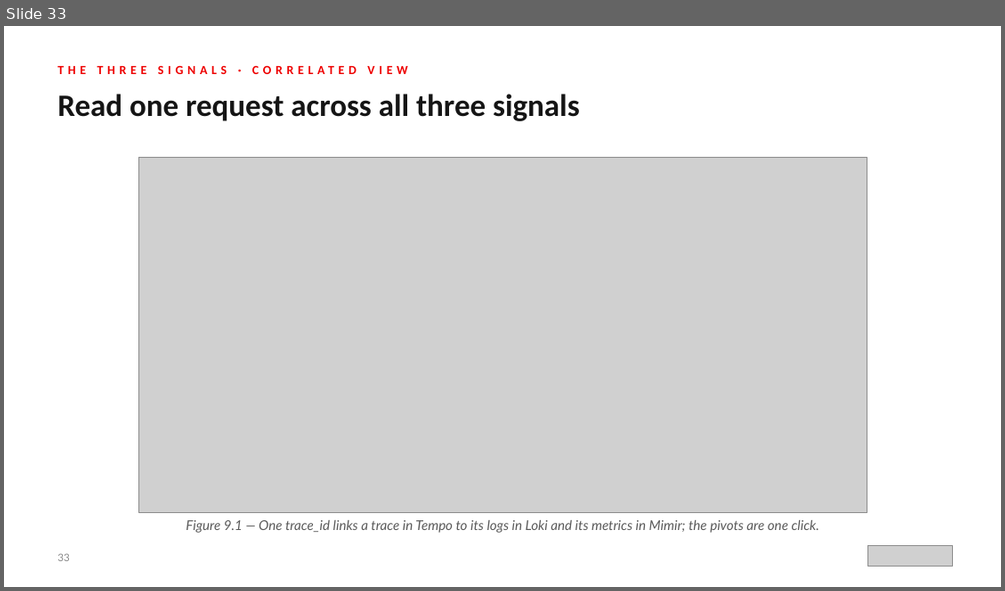
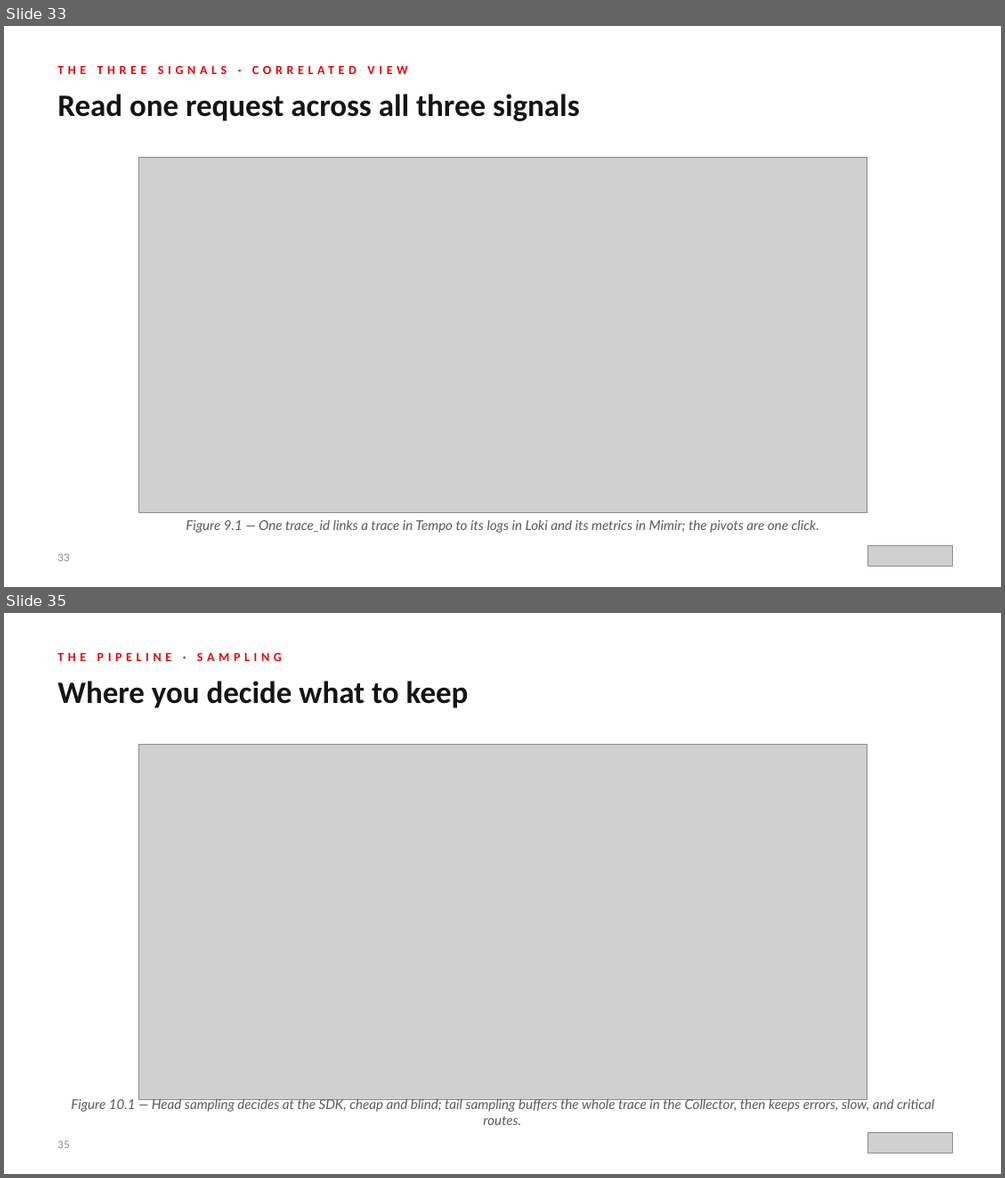
Before and after one commit to patterncatalyst/observability-python-otel-lgtm, a slide deck: presentations/otel-lgtm-python.pptx. Shown one above the other, each under a label of ours: slide 33 before the commit, slides 33 and 35 after it; the slides between them are not shown. The pictures are 1005x591 and 1005x1178 pixels, drawn with LibreOffice and Linux fonts; fonts in the diff are those of the drawing; grey boxes stand for pictures. Boxes give left, top, right and bottom in pixels: in the first picture for what was removed or moved away, otherwise in the second. Text is boxed around its words. In the diff, an @@ line names an element or a change of style, - is before the commit and + after.

Commit message:
r1.11: deck Part 2 — pipeline divider + §10 sampling & §11 profiling slides; fix divider title overflow; reframe closing; bump cover rev

```diff
--- a/presentations/otel-lgtm-python.pptx
+++ b/presentations/otel-lgtm-python.pptx
@@ slide 35 added at (4, 613, 1001, 1174), background #FFFFFF @@
@@ text added at (57, 653, 282, 661), 12 pt, text #EE0000, bold @@
+THE PIPELINE · SAMPLING
@@ text added at (57, 681, 469, 708), 30 pt, text #151515, bold @@
+Where you decide what to keep
@@ picture added at (138, 744, 867, 1099) @@
@@ text added at (71, 1096, 934, 1125), 13 pt, text #5A5A5A, italic @@
+Figure 10.1 — Head sampling decides at the SDK, cheap and blind; tail sampling buffers the whole trace in the Collector, then keeps errors, slow, and critical routes.
@@ text added at (57, 1140, 69, 1148), 10 pt, text #8A8A8A @@
+35
@@ picture added at (867, 1133, 952, 1153) @@
```
Also in this commit, not shown: 3 slides changed, 4 other slides added, 1 other file.
